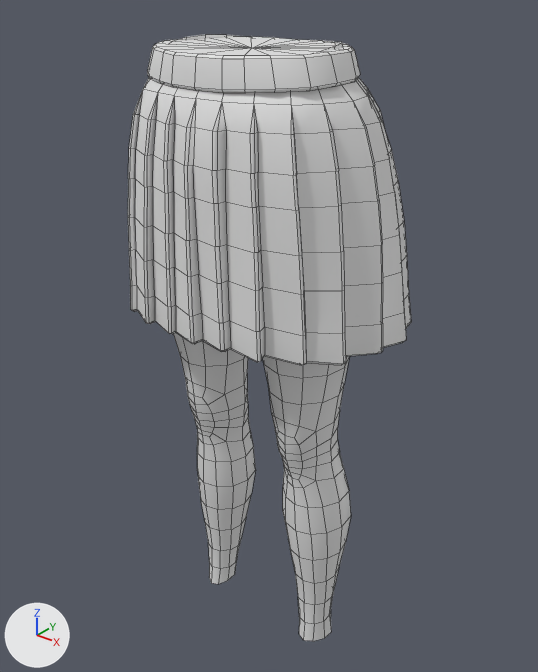
Before and after pictures for a commit that changed the FBX model Assets/BoZo_StylizedModularCharacters/Outfits/Base/Bottom/Outfit_Bottom_PleatedSkirt/BSMC_Bottom_PleatedSkirt.fbx.
Before and after are seen from a 50 mm camera at (0.662, -0.819, 1.174) aimed at (-0.007, 0.018, 0.655). The lights are fixed; the arrows at lower left show +X, +Y and +Z. Mesh edges are drawn as thin lines. Materials are left out; every surface is plain grey. Where no turn or scale is listed for an object, it has been applied to the vertices.

Objects in the first picture: 'BSMC_Outfit_Bottom_PleatedSkirt'.
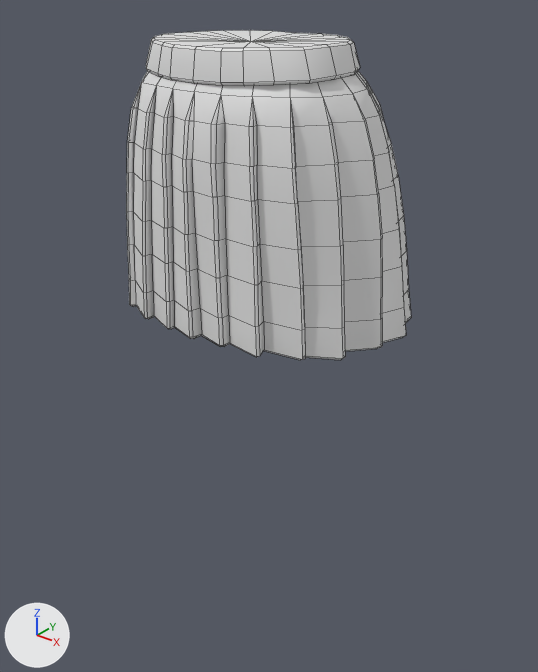
What differs and where, as boxes [x1, y1, x2, y2] in the pictures (538 x 672 px; the box of a moved part takes in the faces that stretch with it):
```json
{"object": "BSMC_Outfit_Bottom_PleatedSkirt", "change": "reshaped", "before": [128, 34, 411, 641], "after": [126, 30, 411, 360], "on screen": "46% shorter"}
{"part": 1, "of": "me_mesh", "change": "moved or reshaped", "before": [128, 78, 411, 365], "after": [126, 71, 411, 360]}
{"part": 2, "of": "me_mesh", "change": "moved or reshaped", "before": [147, 37, 360, 93], "after": [146, 30, 360, 86]}
{"part": 3, "of": "me_mesh", "change": "deleted", "before": [174, 34, 351, 641]}
```

The change, as JSON lines over the scene's bpy script:
```json
{"block": "me_mesh", "where": "me_mesh.from_pydata(...)  # 1513 vertices, 1554 faces; spans x -0.224..0.23, y -0.165..0.158, z 0.108..1.098"}
{"block": "me_mesh", "where": "# used by ob_bsmc_outfit_bottom_pleatedskirt; location = (0.0, 0.0, 0.0)"}
{"block": "me_mesh", "change": "me_mesh part 1: the loose piece of 782 vertices spanning x -0.224..0.23, y -0.165..0.158, z 0.71..1.071 is moved by (0.0, -0.002, 0.008)"}
{"block": "me_mesh", "change": "me_mesh part 2: the loose piece of 90 vertices spanning x -0.15..0.15, y -0.136..0.096, z 1.047..1.094 is moved by (0.0, -0.002, 0.008)"}
{"block": "me_mesh", "change": "me_mesh part 3: the loose piece of 641 vertices spanning x -0.179..0.179, y -0.118..0.093, z 0.108..1.098 is deleted"}
```
